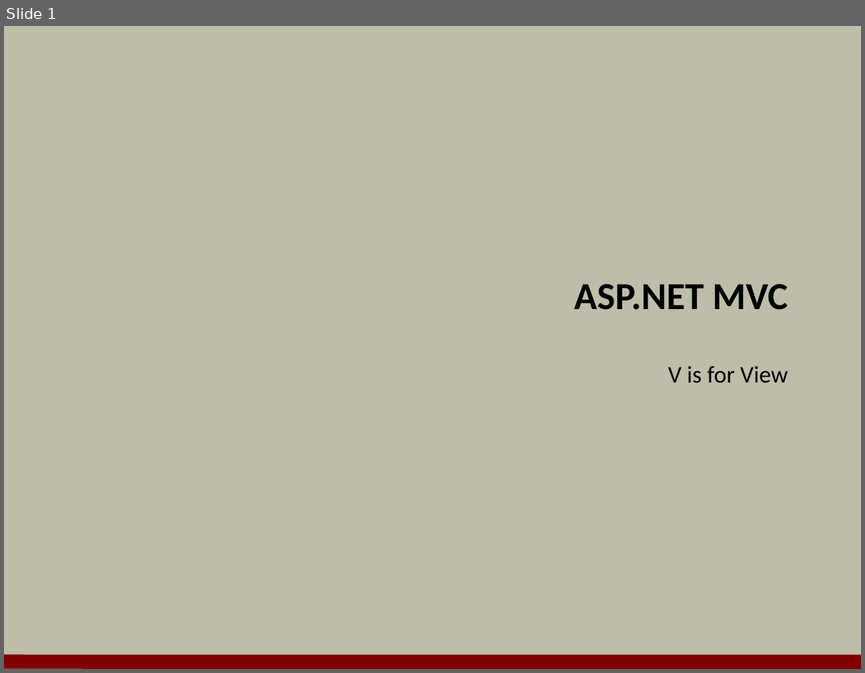
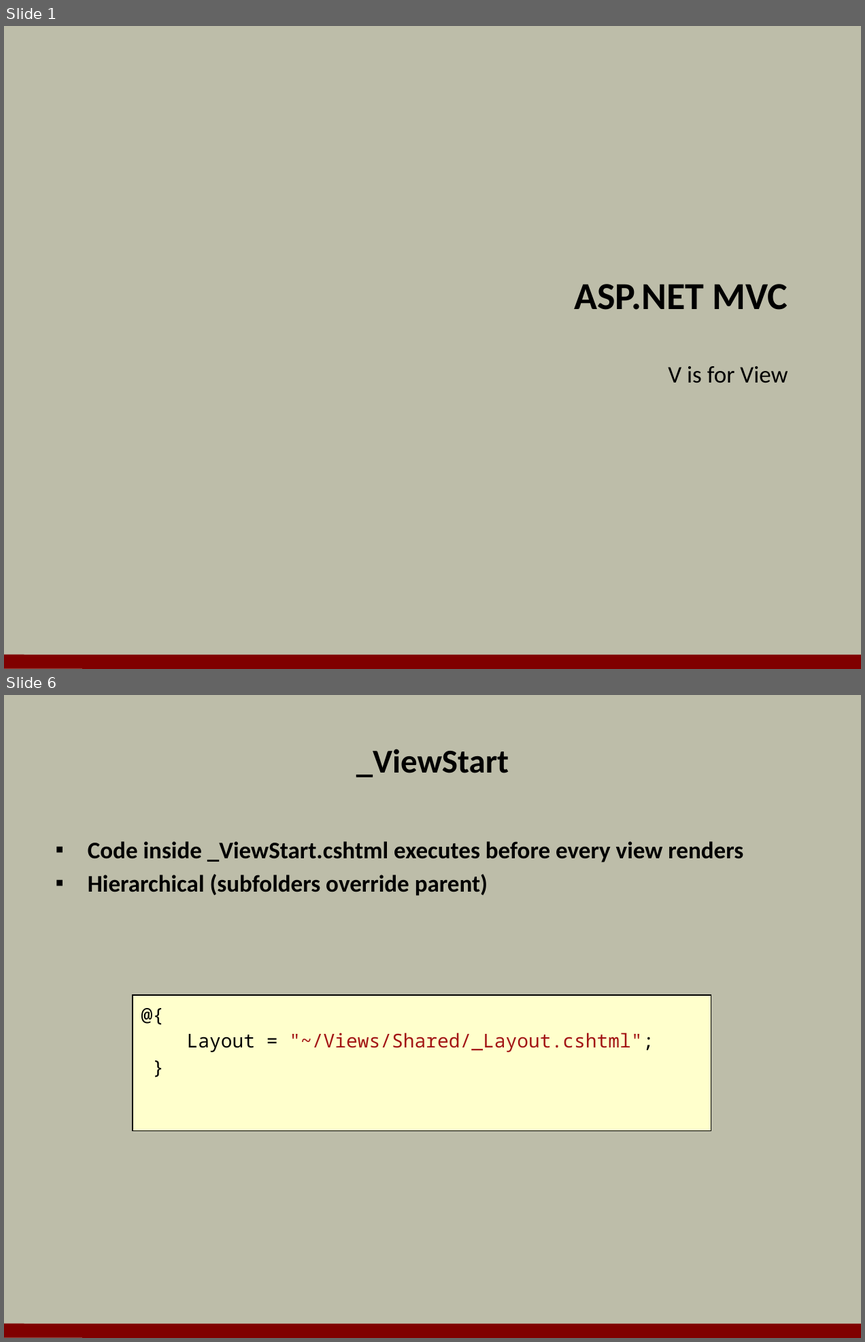
Before and after one commit to OdeToCode/classes, a slide deck: aspnet5/slides/05_ModelsViews.pptx. Shown one above the other, each under a label of ours: slide 1 before the commit, slides 1 and 6 after it; the slides between them are not shown. The pictures are 865x673 and 865x1342 pixels, drawn with LibreOffice and Linux fonts; fonts in the diff are those of the drawing; background and template pictures are left out. Boxes give left, top, right and bottom in pixels: in the first picture for what was removed or moved away, otherwise in the second. Text is boxed around its words. In the diff, an @@ line names an element or a change of style, - is before the commit and + after.

```diff
--- a/aspnet5/slides/05_ModelsViews.pptx
+++ b/aspnet5/slides/05_ModelsViews.pptx
@@ slide 6 added at box(4, 695, 861, 1338), background #BDBDA9; not listed: 1 template element that a slide beside it also shows @@
@@ title added at box(356, 749, 509, 777), 28 pt, text #000000, bold @@
+_ViewStart
@@ text added at box(88, 841, 743, 896), 20 pt, text #000000, bold @@
+▪ Code inside _ViewStart.cshtml executes before every view renders
+▪ Hierarchical (subfolders override parent)
@@ rectangle added at box(133, 995, 711, 1130), fill #FFFFCC, outline #000000 0.75 pt, 16 pt, text #A31515 @@
+@{
+Layout = "~/Views/Shared/_Layout.cshtml";
+}
```
Also in this commit, not shown: 19 other slides added.
